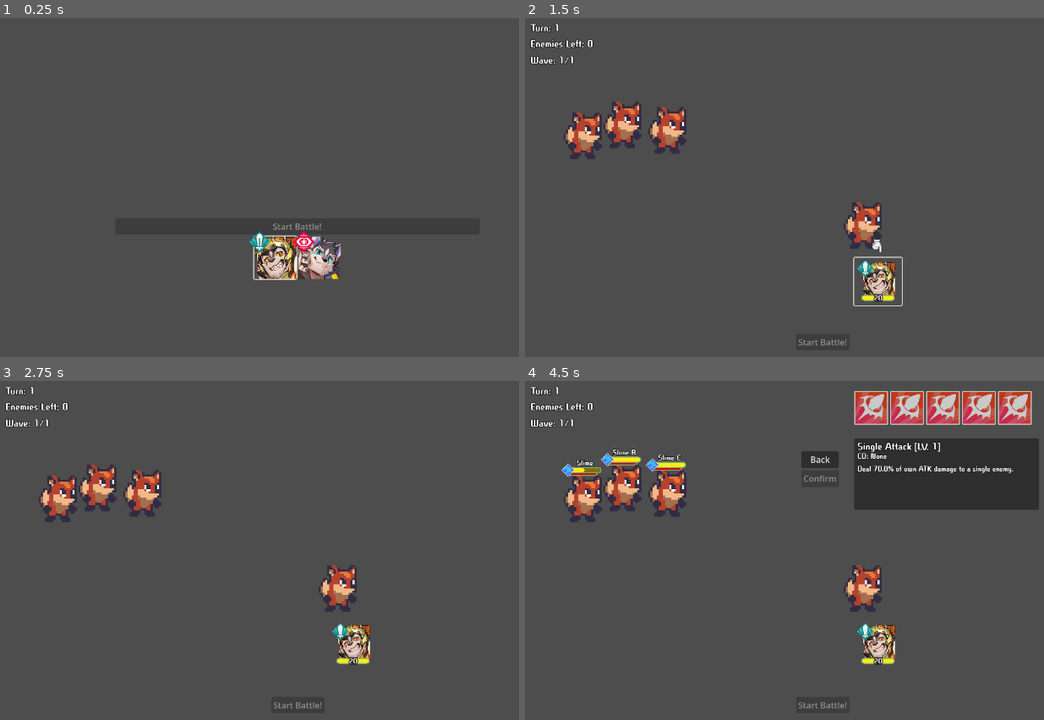
Above: before the commit, frames 1-4 (two rows, left to right).
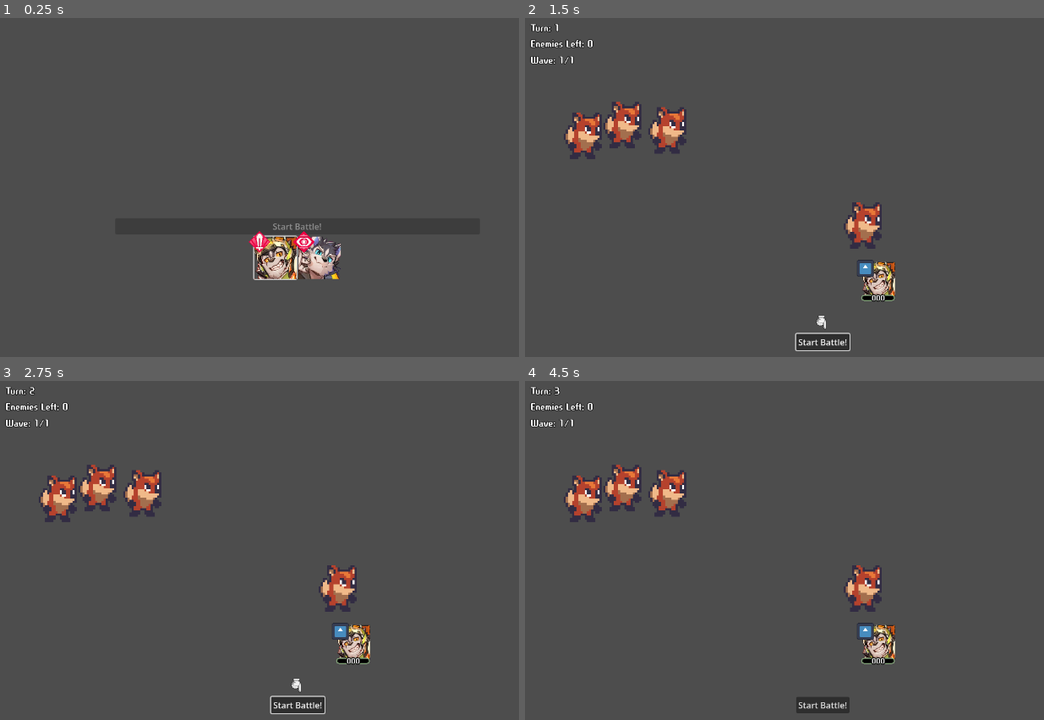
Above: after the commit, the same moments.

Repository: freshlybakedsnep/CMSC197-FinalProject
Game: Godot game, scene res://scenes/party_select/party_selection.tscn
The game is run twice, just before and just after one commit, with the same random seed, the same clock (stepped at 60 frames per second) and the same inputs. The engine's default icon, where the game draws it, is replaced by a stand-in: a white triangle on a blue panel in a dark square.
Inputs (mouse positions are in pixels of both pictures, inside the frame that each line leads up to):
- Up to frame 1 (0.25 s): no input
- Up to frame 2 (1.5 s): click (800, 258) at 0.5 s; click "Start Battle!" at 1.25 s
- Up to frame 3 (2.75 s): click (295, 706) at 2 s, where only the run after the commit has a clickable "Start Battle!"
- Up to frame 4 (4.5 s): click (820, 706) at 2.75 s, where only the run after the commit has a clickable "Start Battle!"; click (877, 645) at 3.5 s; click (872, 408) at 4.27 s

The runs differ from the first frame. In frame 1, 0.1% of the frame differs, in the area x 47-53%, y 62-70%; in frame 2, 0.6%; in frame 3, 0.5%; in frame 4, 12%, in the area x 5-100%, y 1-97%.
Error after the commit: Parse Error: Cannot find member "DOT" in base "StatusEffect.Behavior". (res://scripts/components/status_component.gd:111)

Commit message:
feat: DOT effect

Diff:
--- a/scenes/entity/entity.gd
+++ b/scenes/entity/entity.gd
@@ -3,6 +3,7 @@
 
 signal entity_action_over
 signal entity_eliminated
+signal entity_effect_triggered
 signal dead
 
 var data : EntityData
--- a/scenes/menu_ui/menu_action.gd
+++ b/scenes/menu_ui/menu_action.gd
@@ -65,7 +65,7 @@
 			"type": action,
 			"name": action.action_name,
 			"level": str(action.level),
-			"cd": str(action.cooldown) if action.cooldown > 0 else "None",
+			"cd": str(action.cooldown - 1) if action.cooldown > 0 else "None",
 			"desc": action.summarize_effects()
 		}
 	)
--- a/scenes/stage_prelim/stage.gd
+++ b/scenes/stage_prelim/stage.gd
@@ -15,8 +15,10 @@
 
 var turn_count := 0
 var turn_queue : Array[Entity]
+
 var acted : Array[Entity]
 var eliminated : Array[Entity]
+var pending_triggers : Array[Dictionary] = []
 
 func _ready() -> void:
 	state_machine.handler = self
@@ -32,6 +34,7 @@
 	state_machine.register_state("combat", BattleEvents.CombatState)
 	state_machine.register_state("act", BattleEvents.ActingState)
 	state_machine.register_state("end", BattleEvents.TurnEnd)
+	state_machine.register_state(&"async", BattleEvents.AsyncEffectState)
 
 	state_machine.register_state("win", BattleEvents.Win)
 	state_machine.register_state("lose", BattleEvents.GameOver)
@@ -79,10 +82,33 @@
 	enemies.fill_vacancies()
 	$EnemyCount.text = "Enemies Left: " + str(enemies.enemy_pool.size())
 
-	for e in get_tree().get_nodes_in_group("entities"):
+	for e: Entity in get_tree().get_nodes_in_group("entities"):
 		if e.data.state == EntityData.State.NORMAL:
 			e.reset()
+			trigger_event(e, StatusComponent.Trigger.ON_TURN_START)
 	print("\nTurn %d" % turn_count)
+
+func end_turn() -> void:
+	RenderingServer.global_shader_parameter_set("screen_dim_amount", 1.0)
+	acted.clear()
+	for e: Entity in get_tree().get_nodes_in_group("entities"):
+		if e.data.state == EntityData.State.NORMAL:
+			trigger_event(e, StatusComponent.Trigger.ON_TURN_END)
+
+func trigger_event(ent: Entity, event: StatusComponent.Trigger) -> void:
+	var status : StatusComponent = ent.data.get_comp(EntityComponent.Type.STATUS)
+	if not status: return
+	var e = status.tick_hits(event)
+	if e:
+		match e[&"type"]:
+			StatusEffect.Behavior.EOT:
+				pending_triggers.append(
+					{
+						&"state_name" : "async",
+						&"host": e[&"tar"],
+						&"call": func(): ActionParser.apply_dot_effect(e[&"src"], e[&"tar"], e[&"eff"])
+					}
+				)
 
 func _get_prio(ent: Entity) -> int:
 	var act_sys : ActionComponent = ent.data.get_comp(EntityComponent.Type.ACTION)
@@ -113,3 +139,11 @@
 			print(ent.name, " is deleted")
 			ent.queue_free()
 		ent.remove_from_group("entities")
+
+func get_next_state() -> String:
+	if pending_triggers.is_empty(): return ""
+	return pending_triggers.front().get(&"state_name")
+
+func process_pending() -> Dictionary:
+	if pending_triggers.is_empty(): return {}
+	return pending_triggers.pop_front()
--- a/scripts/action/action.gd
+++ b/scripts/action/action.gd
@@ -68,10 +68,13 @@
 
 				var stat when stat is StatusEffect:
 					var s = stat as StatusEffect
-					if s.behavior == StatusEffect.Behavior.NONE:
-						val = val_string(stat.formula) + " "
-
-					val += s.status_key
+					match s.behavior:
+						StatusEffect.Behavior.NONE:
+							val = val_string(stat.formula) + s.status_key
+						StatusEffect.Behavior.EOT:
+							val = val_string(stat.formula)
+						_:
+							val = s.status_key
 			values.append(val)
 	return action_description.format(values)
 
--- a/scripts/action/effect_status.gd
+++ b/scripts/action/effect_status.gd
@@ -18,7 +18,7 @@
 	INCAPACITATE,	# causes entity to skip their turn
 	RESTRICT, 		# limits the entity's choices
 	PROTECT,		# affects damage multiplier and targeting
-	DOT				# off-battle damage application
+	EOT				# takes effect asynchronously
 }
 @export var permanent : bool = false
 @export var removable : bool = true
--- a/scripts/battle_events.gd
+++ b/scripts/battle_events.gd
@@ -1,11 +1,10 @@
-extends RefCounted
+extends GDScript
 class_name BattleEvents
 
 class Win extends GameState:
 	var handler : Stage
 
-	func _init() -> void:
-		state_name = "win"
+	func _init() -> void: state_name = &"win"
 
 	func start() -> String:
 		handler.state_machine.refresh()
@@ -14,8 +13,7 @@
 class GameOver extends GameState:
 	var handler : Stage
 
-	func _init() -> void:
-		state_name = "lose"
+	func _init() -> void: state_name = &"lose"
 
 	func start() -> String:
 		handler.state_machine.refresh()
@@ -23,41 +21,55 @@
 
 class TurnEnd extends GameState:
 	var handler : Stage
+	var pending_cleared : bool = true
 
-	func _init() -> void:
-		state_name = "end"
+	func _init() -> void: state_name = &"end"
+
+	func start() -> String:
+		handler.end_turn()
+		return ""
 
 	func begin() -> String:
-		print("turn ended")
-		RenderingServer.global_shader_parameter_set("screen_dim_amount", 1.0)
-		handler.acted.clear()
+		pending_cleared = false
+		_handle_pending()
+
+		if pending_cleared:
+			if handler.enemies.is_wave_clear():
+				print("Wave Clear!")
+				if !handler.load_next_wave():
+					print("Stage Clear!")
+					handler.state_machine.change(&"win")
+					return "repeat"
+			handler.state_machine.back()
 		return ""
 
-	func update(_delta: float) -> String:
-		if handler.enemies.is_wave_clear():
-			print("Wave Clear!")
-			if !handler.load_next_wave():
-				print("Stage Clear!")
-				return "win"
-		return "pop"
+	func _handle_pending() -> void:
+		await handler.clear_the_dead()
+		var next_state = handler.get_next_state()
+		match next_state:
+			"": pending_cleared = true
+			_: handler.state_machine.change(next_state)
 
 class TurnStart extends GameState:
 	var handler : Stage
 
-	func _init() -> void:
-		state_name = "start"
+	func _init() -> void: state_name = &"start"
 
-	func update(_delta: float) -> String:
+	func begin() -> String:
+		_new_turn()
+		return ""
+
+	func _new_turn() -> void:
 		handler.start_turn()
-		handler.state_machine.change("end")
-		handler.state_machine.change("combat")
-		return "plan"
+		handler.state_machine.change(&"end")
+		handler.state_machine.change(&"combat")
+		handler.state_machine.change(&"plan")
+
 
 class PlanState extends GameState:
 	var handler : Stage
 
-	func _init() -> void:
-		state_name = "plan"
+	func _init() -> void: state_name = &"plan"
 
 	func begin() -> String:
 		handler.command_ui.enabled(true)
@@ -72,30 +84,50 @@
 
 class CombatState extends GameState:
 	var handler : Stage
+	var pending_cleared : bool = true
 
-	func _init() -> void:
-		state_name = "combat"
+	func _init() -> void: state_name = &"combat"
 
 	func start() -> String:
 		RenderingServer.global_shader_parameter_set("screen_dim_amount", 0.3)
 		print("Battle Starting!")
 		return ""
 
+	func begin() -> String:
+		pending_cleared = false
+		_handle_pending()
+		return ""
+
 	func update(_delta: float) -> String:
-		handler.update_turn_order()
-		if !handler.turn_queue.is_empty() and handler.enemies._vacancies < 5:
-			return "act"
-		return "pop"
+		if pending_cleared:
+
+			if handler.heroes.wiped():
+				handler.state_machine.change(&"lose")
+				return "repeat"
+
+			handler.update_turn_order()
+			if !handler.turn_queue.is_empty() and handler.enemies._vacancies < 5:
+				handler.state_machine.change(&"act")
+				return "repeat"
+
+			handler.state_machine.back()
+		return ""
+
+	func _handle_pending() -> void:
+		await handler.clear_the_dead()
+		var next_state = handler.get_next_state()
+		match next_state:
+			"": pending_cleared = true
+			_: handler.state_machine.change(next_state)
 
 class ActingState extends GameState:
 	var handler : Stage
 	var actor : Entity
 	var action_finished := true
 
-	func _init() -> void:
-		state_name = "action"
+	func _init() -> void: state_name = &"action"
 
-	func begin() -> String:
+	func start() -> String:
 		actor = handler.turn_queue.pop_front()
 		if actor and actor.data.state == EntityData.State.NORMAL:
 			handler.acted.append(actor)
@@ -117,16 +149,30 @@
 
 	func _post_action(cont: EntityComponent) -> void:
 		await handler.get_tree().create_timer(0.5).timeout
-		await handler.clear_the_dead()
 		cont.clear_queue()
 		action_finished = true
 
 	func update(_delta: float) -> String:
-		if action_finished:
-			if handler.heroes.wiped():
-				return "lose"
-			return "pop"
+		if action_finished: handler.state_machine.back()
 		return ""
 
 class CutsceneState extends GameState:
 	pass
+
+class AsyncEffectState extends GameState:
+	var handler : Stage
+	var event : Dictionary
+
+	func _init() -> void: state_name = &"async"
+	func begin() -> String:
+		event = handler.process_pending()
+		event.get(&"host").host.entity_effect_triggered.connect(_effect_finish)
+		event.get(&"call").call()
+		return ""
+
+	func _effect_finish() -> void:
+		await handler.get_tree().create_timer(0.5).timeout
+		handler.state_machine.back()
+
+class FollowUpState extends GameState:
+	func _init() -> void: state_name = &"follow up"
--- a/scripts/components/status_component.gd
+++ b/scripts/components/status_component.gd
@@ -12,7 +12,7 @@
 # 2nd-level : name of buff
 # 3rd-level : property of buff
 
-enum Trigger { ON_ATTACK, ON_DEFEND }
+enum Trigger { ON_ATTACK, ON_DEFEND, ON_TURN_START, ON_TURN_END, ON_FOLLOW_UP }
 
 func add_modifier(stat_name: StringName, params: Dictionary) -> void:
 	# Hard Block: don't refresh
@@ -94,10 +94,10 @@
 func tick_turns() -> void:
 	_process_reduction(&"turns")
 
-func tick_hits(trigger_type: Trigger) -> void:
-	_process_reduction("hits", trigger_type)
+func tick_hits(trigger_type: Trigger) -> Dictionary:
+	return _process_reduction(&"hits", trigger_type)
 
-func _process_reduction(key: StringName, trigger_type: Variant = null) -> void:
+func _process_reduction(key: StringName, trigger_type: Variant = null) -> Dictionary:
 	# iterate through all buckets
 	for behavior in _active_status.keys():
 		var b = _active_status[behavior]
@@ -107,6 +107,15 @@
 			# iterate through each instance
 			for i in range(listing.size()-1, -1, -1):
 				var mod = listing[i]
+
+				if behavior == StatusEffect.Behavior.DOT and mod[&"trigger_on"] == trigger_type:
+					return {
+						&"type": StatusEffect.Behavior.DOT,
+						&"src": mod[&"caster"],
+						&"tar": host,
+						&"eff": _trigger_dot_effect(mod[&"val"])
+					}
+
 				match key:
 					&"hits" when mod[&"hits"] > 0 and mod[&"trigger_on"] == trigger_type:
 						mod[&"hits"] -= 1
@@ -121,7 +130,17 @@
 					# add a signal here for triggers of certain effects upon removal
 					status_removed.emit(stat)
 					listing.remove_at(i)
+
 			if listing.is_empty():
 				b.erase(stat)
 		if b.is_empty():
 			_active_status.erase(behavior)
+	return {}
+
+func _trigger_dot_effect(amount: float) -> Dictionary:
+	return {
+			&"type": "HEALTH",
+			&"amount": amount,
+			&"is_damaging": true,
+			&"ignore_def": true
+	}
--- a/scripts/policies/action_parser.gd
+++ b/scripts/policies/action_parser.gd
@@ -61,6 +61,7 @@
 	var eff = fx.get_effect_data(src, tar, level)
 	var stats : StatsComponent = tar.get_comp(EntityComponent.Type.STATS)
 	var t
+
 	match eff.get(&"type"):
 		&"HEALTH":
 			var result = CombatResolver.resolve_health_adjust(src, tar, eff)
@@ -74,9 +75,10 @@
 
 		&"STATUS":
 			if tar.state != EntityData.State.DEAD and stats.get_stat(&"CURR_HP") > 0:
-				var status = tar.get_comp(EntityComponent.Type.STATUS)
+				var status : StatusComponent = tar.get_comp(EntityComponent.Type.STATUS)
 				if status:
 					status.add_modifier(eff[&"key"], eff[&"params"])
+					#print(status._active_status)
 				t = effect_text.instantiate() as EffectText
 				t.effect(eff[&"key"], Color.WHITE, eff[&"params"].get(&"is_buff", true))
 	tar.host.add_child(t)
@@ -96,3 +98,20 @@
 			results.append(res)
 
 	return {&"results": results}
+
+static func apply_dot_effect(src: EntityData, tar: EntityData, eff: Dictionary) -> void:
+	var stats : StatsComponent = tar.get_comp(EntityComponent.Type.STATS)
+	if not stats or tar.state == EntityData.State.DEAD: return
+
+	var result = CombatResolver.resolve_health_adjust(src, tar, eff)
+	stats.modify_stat(&"CURR_HP", -result[&"final"])
+
+	var t : DamageText = damage_text.instantiate()
+	t.modify(result, eff.get(&"is_damaging"))
+	tar.host.add_child(t)
+
+	if stats.get_stat(&"CURR_HP") <= 0:
+		tar.host.entity_eliminated.emit()
+
+	await t.finished
+	tar.host.entity_effect_triggered.emit()
